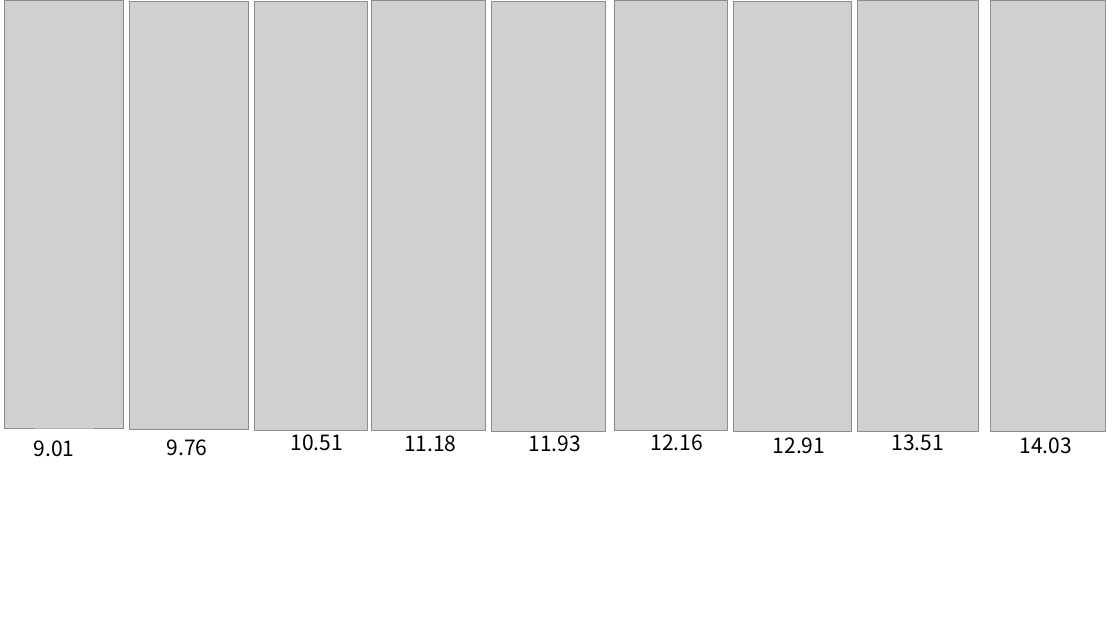
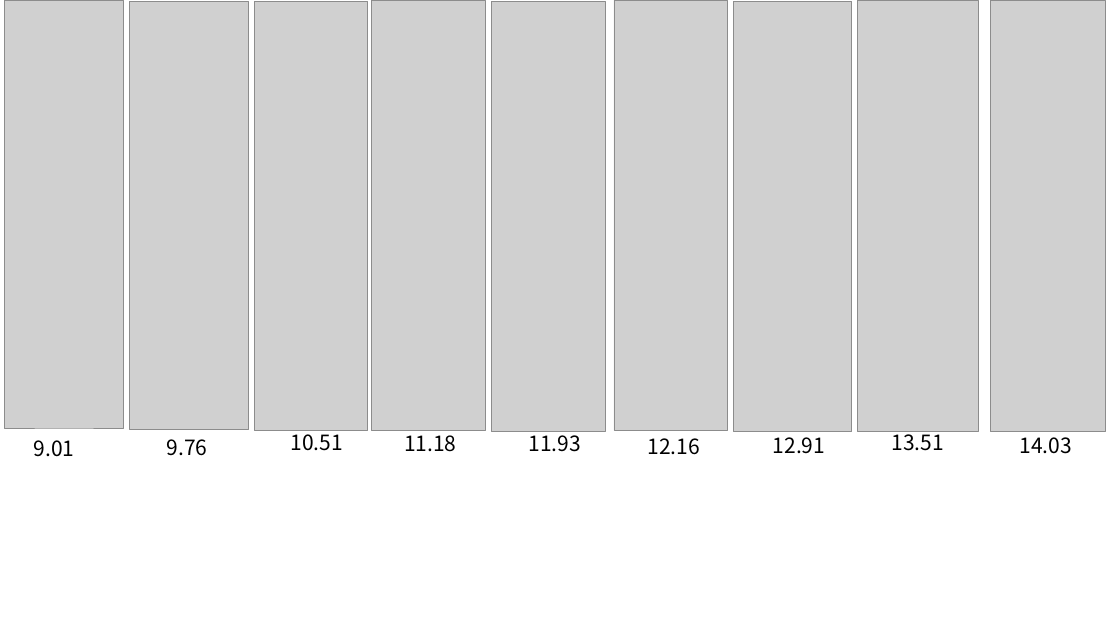
Before and after one commit to yhh503-sudo/Mater-Degree-2026, a slide deck: slide 12 of Material csv(26.07.28)/논문 자료.pptx. Drawn at 1120x630 pixels with LibreOffice and Linux fonts; fonts in the diff are those of the drawing; grey boxes stand for pictures. Boxes give left, top, right and bottom in pixels: in the first picture for what was removed or moved away, otherwise in the second. Text is boxed around its words. In the diff, an @@ line names an element or a change of style, - is before the commit and + after.

```diff
--- a/Material csv(26.07.28)/논문 자료.pptx
+++ b/Material csv(26.07.28)/논문 자료.pptx
@@ text "12.16" rewrapped from (651, 429, 703, 451) to (647, 438, 699, 455) @@
```
Also in this commit, not shown: 1 other slide changed, 1 slide added, 1 other file.
